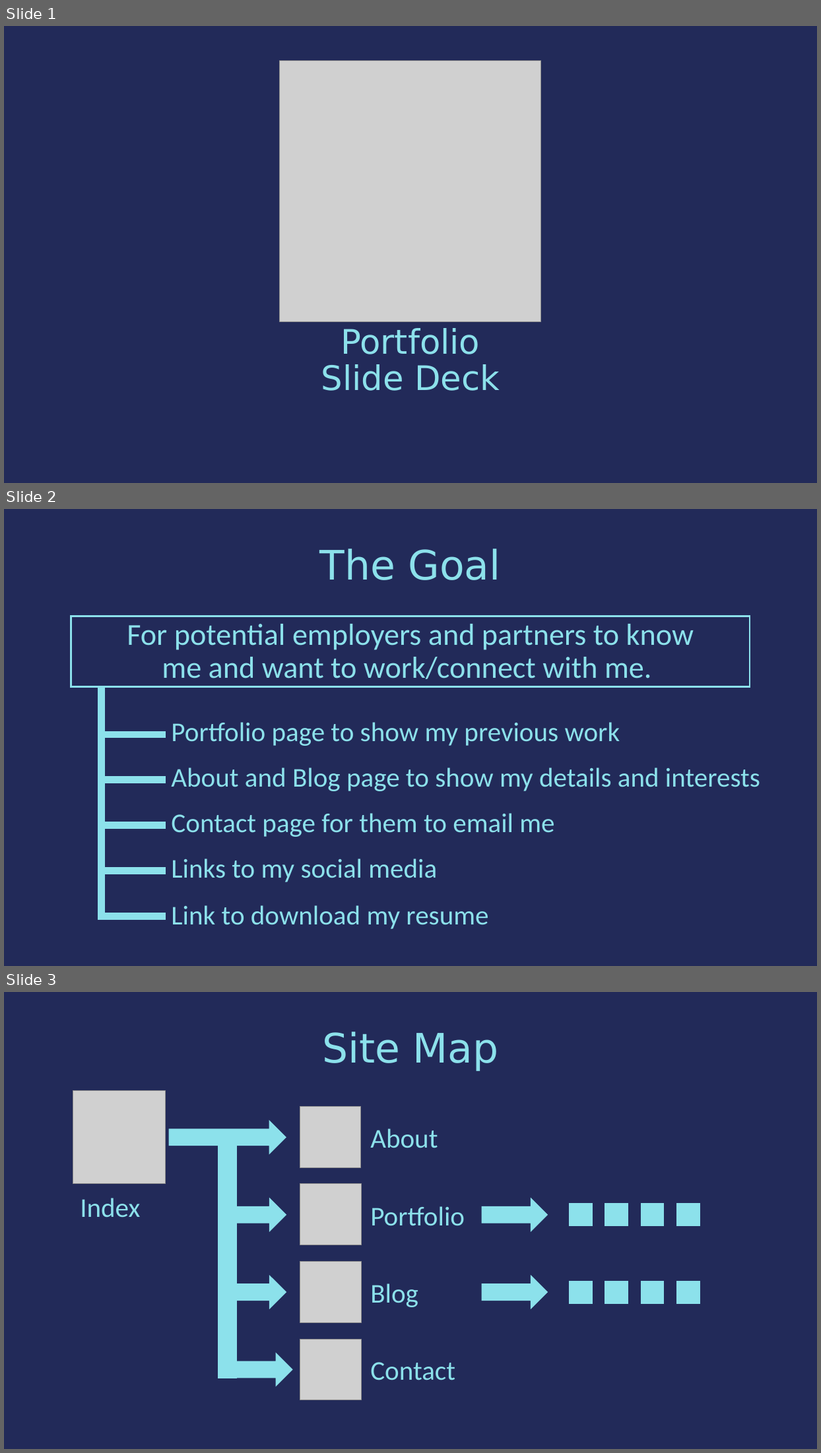
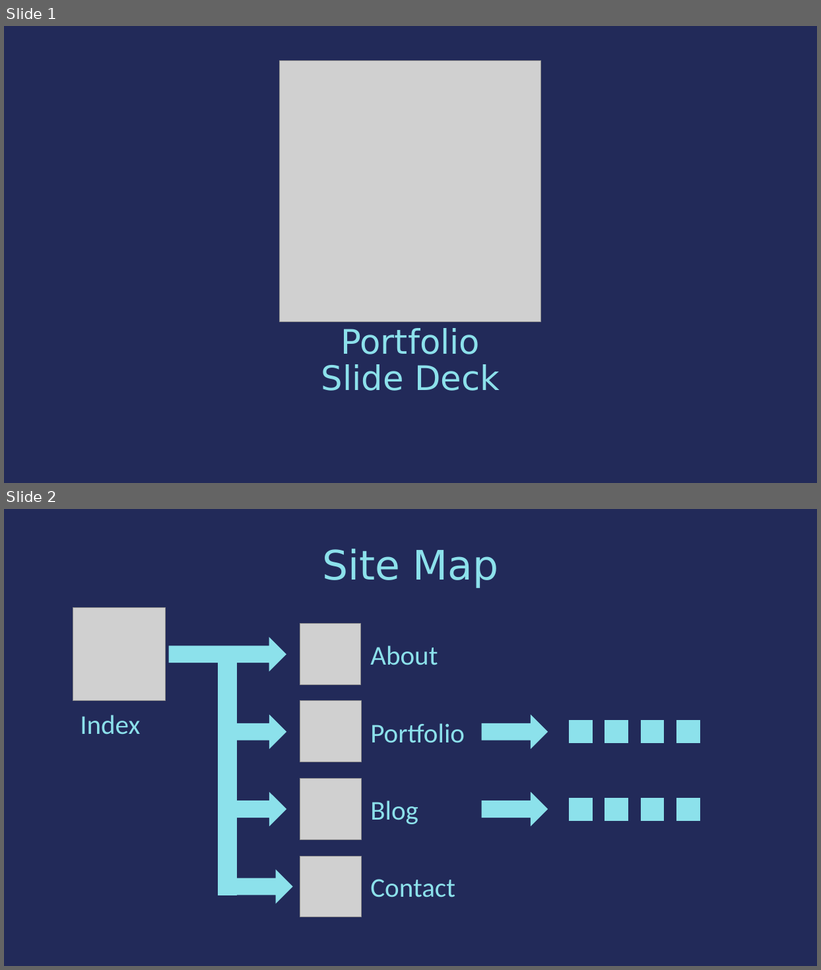
Before and after one commit to noe13hsu/T1A2---Portfolio, a slide deck: ppt/portfolio.pptx. Shown one above the other, each under a label of ours: slides 1, 2 and 3 before the commit, slides 1 and 2 after it. The pictures are 821x1453 and 821x970 pixels, drawn with LibreOffice and Linux fonts; fonts in the diff are those of the drawing; grey boxes stand for pictures. Boxes give left, top, right and bottom in pixels: in the first picture for what was removed or moved away, otherwise in the second. Text is boxed around its words. In the diff, an @@ line names an element or a change of style, - is before the commit and + after.

```diff
--- a/ppt/portfolio.pptx
+++ b/ppt/portfolio.pptx
@@ slide 2 removed at bbox=[4, 509, 817, 966], background #222A59 @@
@@ text removed at bbox=[320, 549, 501, 580] @@
-The Goal
@@ rectangle removed at bbox=[71, 617, 750, 687] @@
@@ text removed at bbox=[127, 624, 694, 679] @@
-For potential employers and partners to know me and want to work/connect with me.
@@ rectangle removed at bbox=[98, 687, 104, 920] @@
@@ text removed at bbox=[171, 722, 620, 746] @@
-Portfolio page to show my previous work
@@ rectangle removed at bbox=[104, 731, 166, 738] @@
@@ rectangle removed at bbox=[104, 778, 166, 784] @@
@@ text removed at bbox=[171, 768, 760, 791] @@
-About and Blog page to show my details and interests
@@ rectangle removed at bbox=[104, 823, 166, 828] @@
@@ text removed at bbox=[171, 813, 554, 837] @@
-Contact page for them to email me
@@ text removed at bbox=[171, 859, 437, 883] @@
-Links to my social media
@@ rectangle removed at bbox=[104, 868, 166, 875] @@
@@ rectangle removed at bbox=[104, 914, 166, 920] @@
@@ text removed at bbox=[171, 906, 488, 929] @@
-Link to download my resume
@@ what was slide 3 is now slide 2 @@
```
Also in this commit, not shown: 1 slide changed, 3 slides added, 1 other slide removed, 20 other files.
